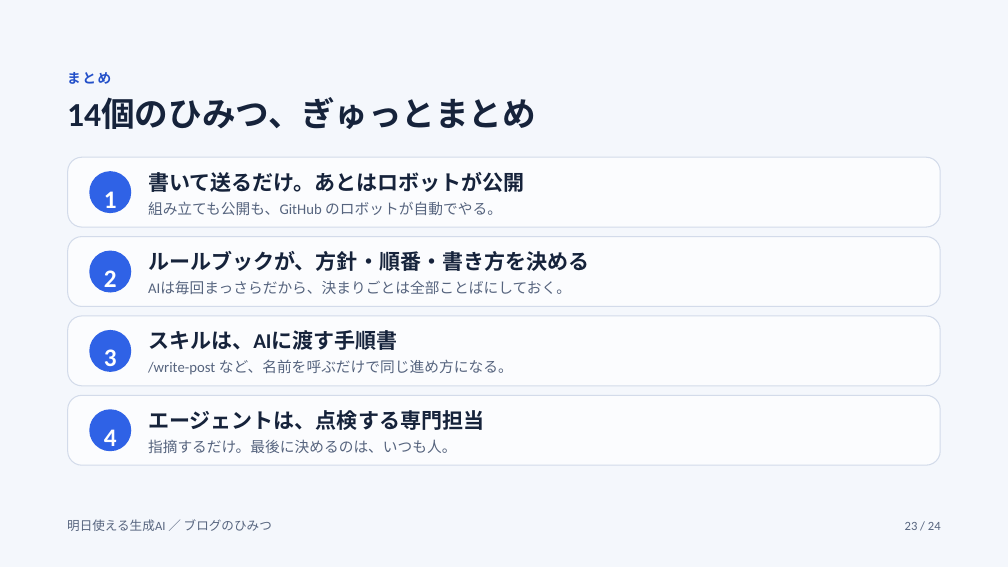
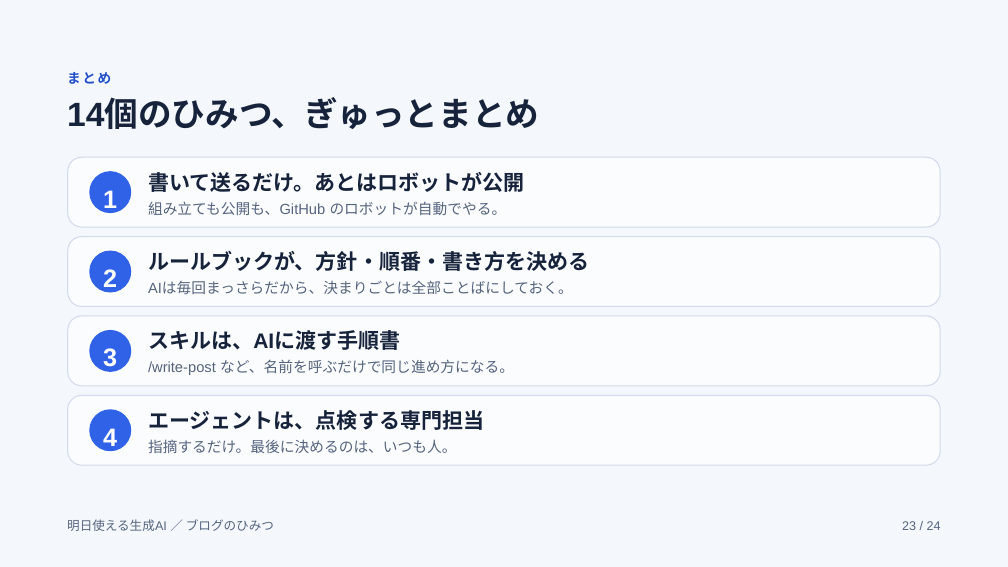
Before and after one commit to raindrop-aqua/blog-ap-sys, a slide deck: slide 23 of docs/reference/blog-secrets-slides/export/ブログのひみつ（仕組みと運営）.pptx. Drawn at 1008x567 pixels with LibreOffice and Linux fonts; fonts in the diff are those of the drawing. Boxes give left, top, right and bottom in pixels: in the first picture for what was removed or moved away, otherwise in the second. Text is boxed around its words. In the diff, an @@ line names an element or a change of style, - is before the commit and + after.

```diff
--- a/docs/reference/blog-secrets-slides/export/ブログのひみつ（仕組みと運営）.pptx
+++ b/docs/reference/blog-secrets-slides/export/ブログのひみつ（仕組みと運営）.pptx
@@ font Calibri to Arial in 7 elements at (148,201,507,215), (148,281,573,294), (148,330,400,350), (148,359,514,375), (67,519,274,531), (902,521,941,530), (67,99,539,129) @@
@@ rounded rectangle removed at (89,171,132,213) @@
@@ freeform shape added at (89,171,132,213), fill #2F62E6, 24 pt, text #FFFFFF, bold @@
+1
@@ text removed at (104,191,117,214) @@
-1
@@ rounded rectangle removed at (89,250,132,293) @@
@@ freeform shape added at (89,250,132,293), fill #2F62E6, 24 pt, text #FFFFFF, bold @@
+2
@@ text removed at (104,270,117,294) @@
-2
@@ rounded rectangle removed at (89,330,132,372) @@
@@ freeform shape added at (89,330,132,372), fill #2F62E6, 24 pt, text #FFFFFF, bold @@
+3
@@ text removed at (104,349,117,373) @@
-3
```
Also in this commit, not shown: 23 other slides changed, 2 other files.
